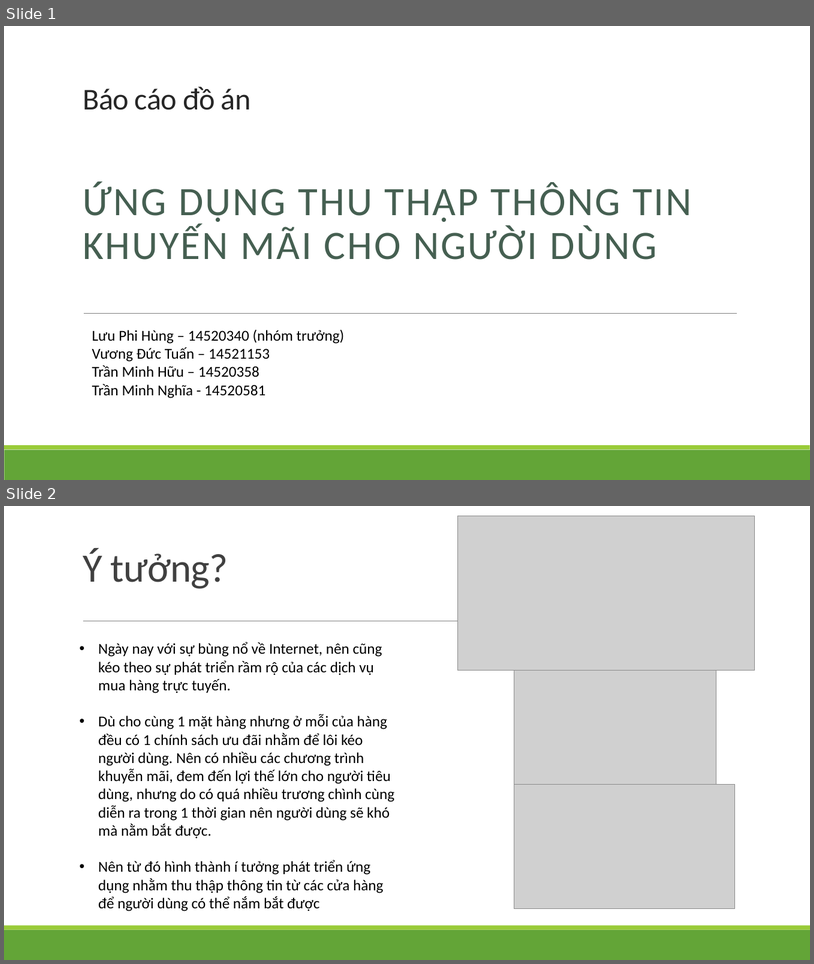
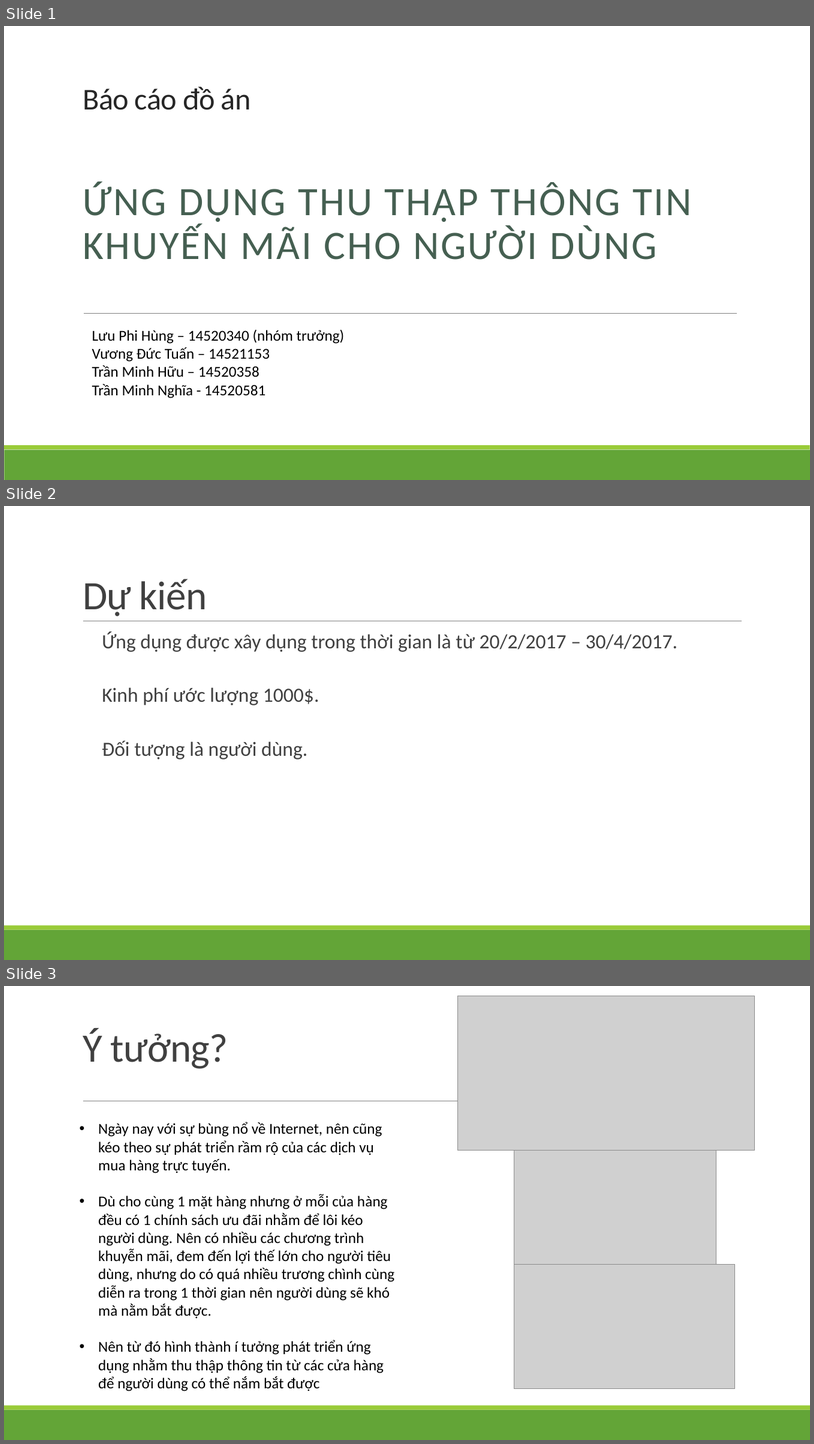
Before and after one commit to vuongductuanktmt/HKM, a slide deck: Slides/Báo cáo đồ án Java.pptx. Shown one above the other, each under a label of ours: slides 1 and 2 before the commit, slides 1, 2 and 3 after it. The pictures are 814x964 and 814x1444 pixels, drawn with LibreOffice and Linux fonts; fonts in the diff are those of the drawing; grey boxes stand for pictures. Boxes give left, top, right and bottom in pixels: in the first picture for what was removed or moved away, otherwise in the second. Text is boxed around its words. In the diff, an @@ line names an element or a change of style, - is before the commit and + after.

```diff
--- a/Slides/Báo cáo đồ án Java.pptx
+++ b/Slides/Báo cáo đồ án Java.pptx
@@ slide 2 added at [4, 506, 810, 960], background #FFFFFF; not listed: 3 template elements that a slide beside it also shows @@
@@ title added at [83, 579, 207, 616], 48 pt, text #404040 @@
+Dự kiến
@@ text added at [102, 632, 678, 759], 24 pt, text #404040 @@
+    Ứng dụng được xây dụng trong thời gian là từ 20/2/2017 – 30/4/2017.
+    Kinh phí ước lượng 1000$.
+    Đối tượng là người dùng.
@@ what was slide 2 is now slide 3 @@
```
Also in this commit, not shown: 1 slide changed, 1 other slide added, 1 slide removed, 4 other files.
